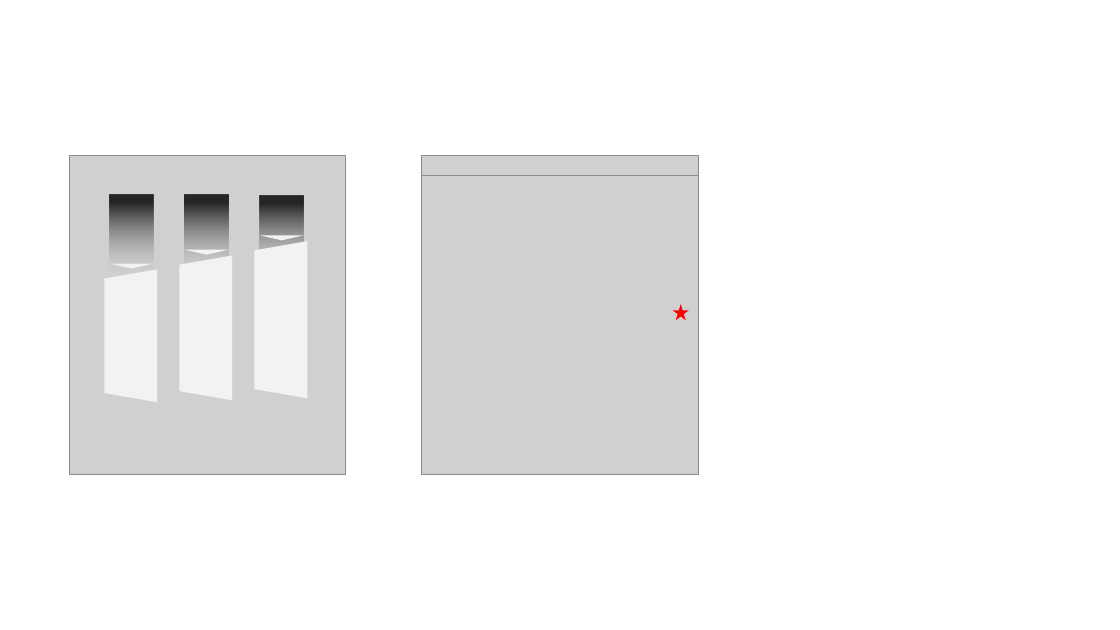
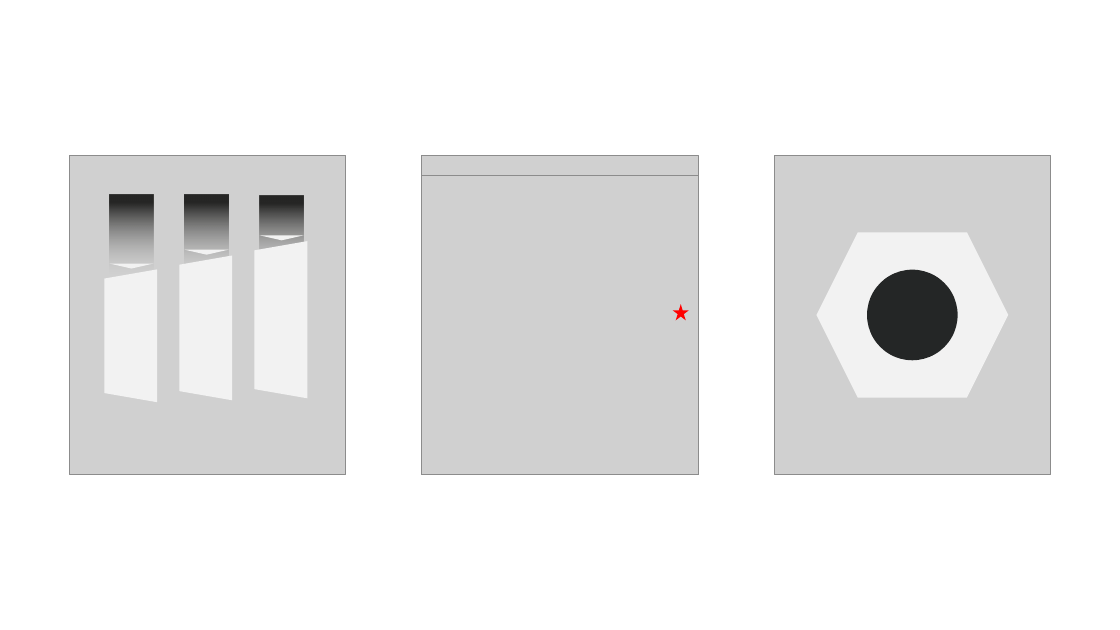
Before and after one commit to jleape/jleape.github.io, a slide deck: slide 1 of images/hex/clean/logos.pptx. Drawn at 1120x630 pixels with LibreOffice and Linux fonts; fonts in the diff are those of the drawing; grey boxes stand for pictures. Boxes give left, top, right and bottom in pixels: in the first picture for what was removed or moved away, otherwise in the second. Text is boxed around its words. In the diff, an @@ line names an element or a change of style, - is before the commit and + after.

```diff
--- a/images/hex/clean/logos.pptx
+++ b/images/hex/clean/logos.pptx
@@ picture added at bbox=[775, 155, 1051, 476] @@
@@ hexagon added at bbox=[817, 233, 1008, 398], fill #F2F2F2 @@
@@ ellipse added at bbox=[867, 270, 958, 360], fill #242626 @@
```
Also in this commit, not shown: 9 other files.
